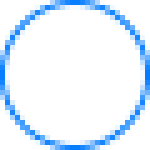
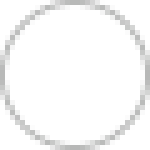
Revision of a layered (150, 150) image; what changed, layer by layer:
painted on "Ellipse 1" over [0, 0, 150, 150]
